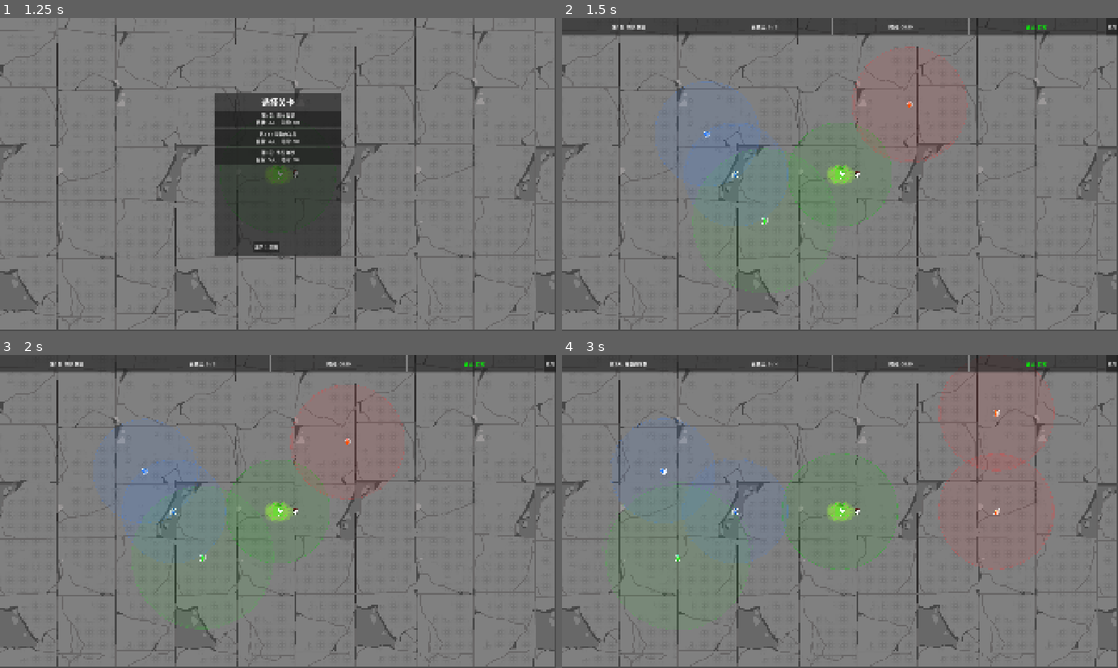
Above: before the commit, frames 1-4 (two rows, left to right).
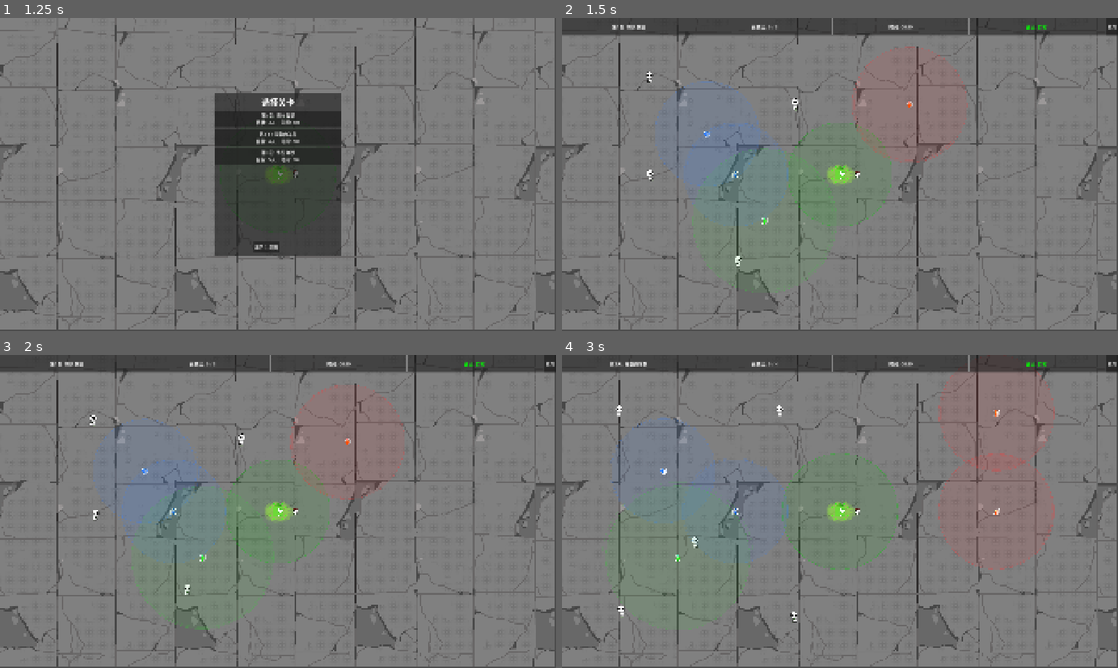
Above: after the commit, the same moments.

Repository: kunk70352-png/Safe-Anchor
Game: Godot game, scene res://src/main/main.tscn
Two runs of this game, one before a commit and one after it. Both use one fixed random seed, a clock stepped at 60 frames per second and the inputs below.
Inputs:
- Up to frame 1 (1.25 s): click "开始游戏" at 0.5 s
- Up to frame 2 (1.5 s): click "第1关: 初次救援 目标: 3人 | 时间: 60s" at 1.25 s
- Up to frame 3 (2 s): no input
- Up to frame 4 (3 s): click "放弃" at 2 s; click "第2关: 分散的羊群 目标: 4人 | 时间: 60s" at 2.75 s

Frame 1 is identical in both runs. In frame 2, 0.1% of the frame differs, in the area x 15-43%, y 17-80%; in frame 3, 0.1%; in frame 4, 0.2%, in the area x 9-43%, y 16-86%.
Error before the commit: Parse Error: Invalid argument for "distance_to()" function: argument 1 should be "Vector2" but is "Node2D". (res://src/refugee/refugee.gd:88)

Commit message:
修复distance_to参数类型错误

Diff:
--- a/src/refugee/refugee.gd
+++ b/src/refugee/refugee.gd
@@ -85,8 +85,8 @@
 	# 防止多锚点间抖动：新锚点必须明显更近才切换
 	var should_switch := best != _current_attractor
 	if should_switch and _current_attractor != null:
-		var cur_d := _current_attractor.global_position.distance_to(sh)
-		var new_d := best.global_position.distance_to(sh)
+		var cur_d := _current_attractor.global_position.distance_to(sh.global_position)
+		var new_d := best.global_position.distance_to(sh.global_position)
 		should_switch = new_d < cur_d - 20.0
 
 	if should_switch:
